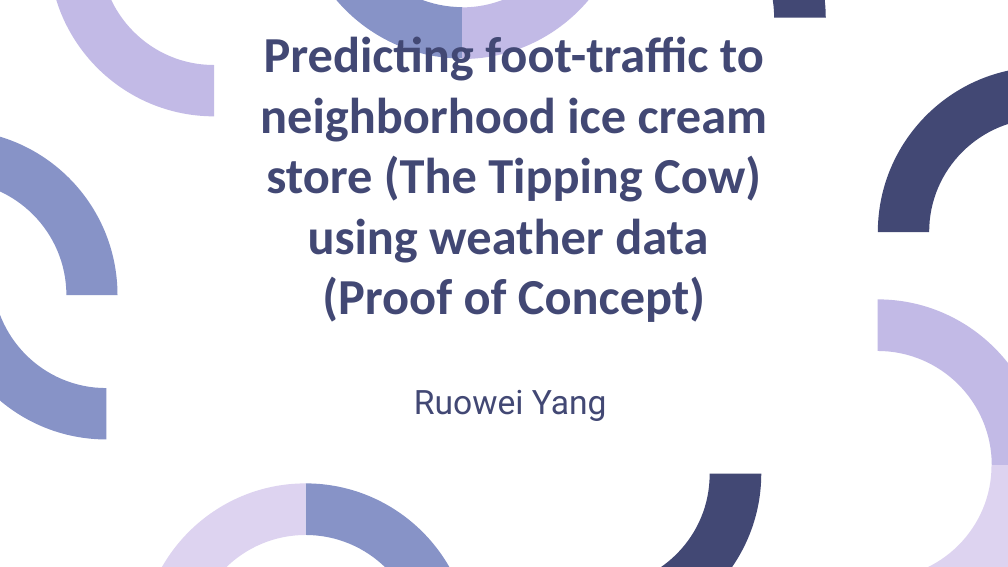
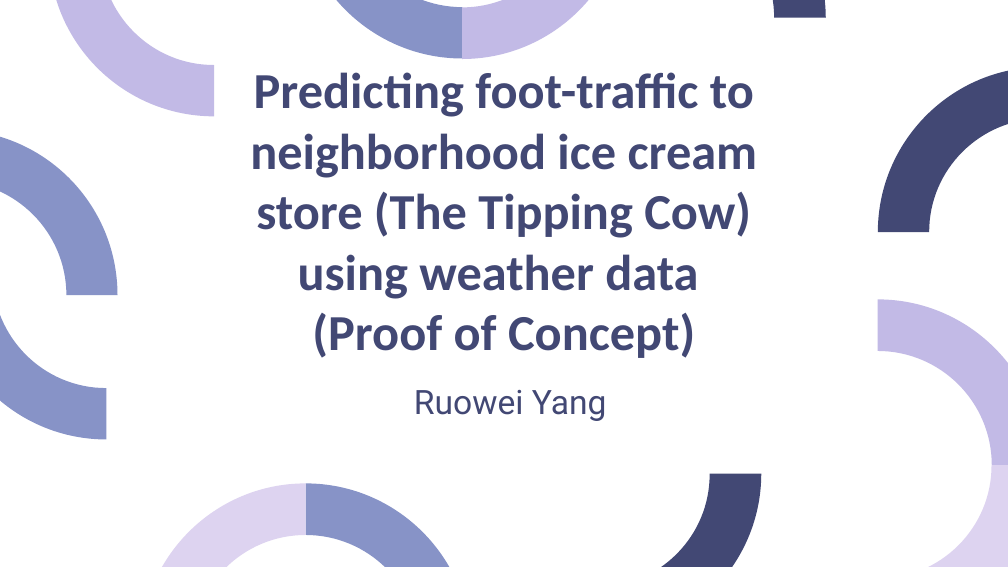
Before and after one commit to yangruowei/Predicting-foot-traffic-to-ice-cream-store-using-weather-data, a slide deck: slide 1 of PoC summary revised.pptx. Drawn at 1008x567 pixels with LibreOffice and Linux fonts; fonts in the diff are those of the drawing. Boxes give left, top, right and bottom in pixels: in the first picture for what was removed or moved away, otherwise in the second. Text is boxed around its words. In the diff, an @@ line names an element or a change of style, - is before the commit and + after.

```diff
--- a/PoC summary revised.pptx
+++ b/PoC summary revised.pptx
@@ title "Predicting foot-traffic to neighborhood ice ..." rewrapped from (x1=260, y1=31, x2=768, y2=322) to (x1=250, y1=72, x2=758, y2=358) @@
```
